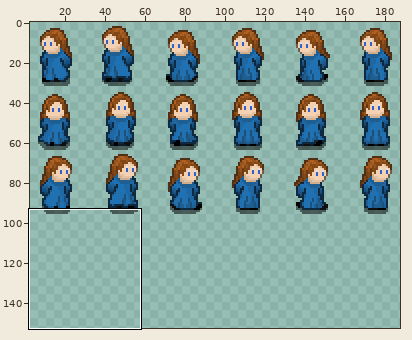
One commit to this sprite sheet: Test/res/sprites/entities/entity_girl.png. Above, an overview of the earlier version with the close-up marked.
Close-up. Earlier state:
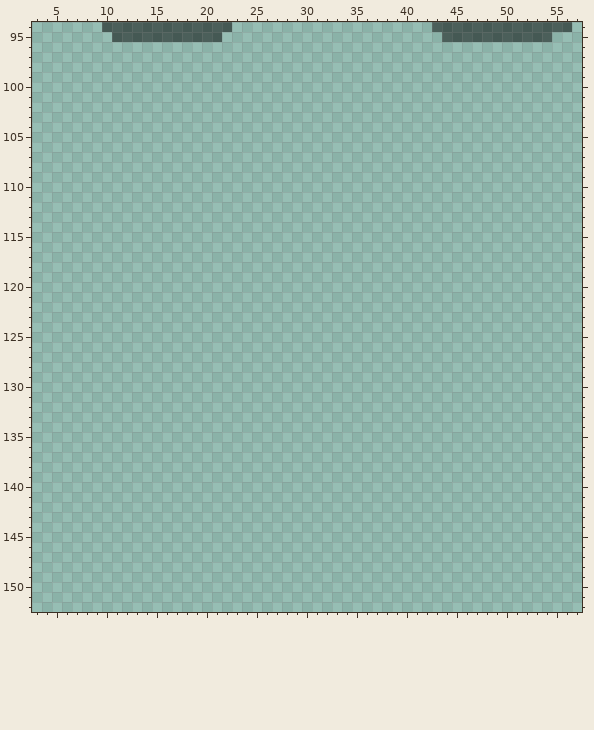
The file is 192x160 pixels. Colours within 5 levels of each other are drawn and written as one. Shown: x 3..57, y 94..152. The wide view leaves out empty margins. The commit also changed other parts of the picture, which this record leaves out.
Once edited:
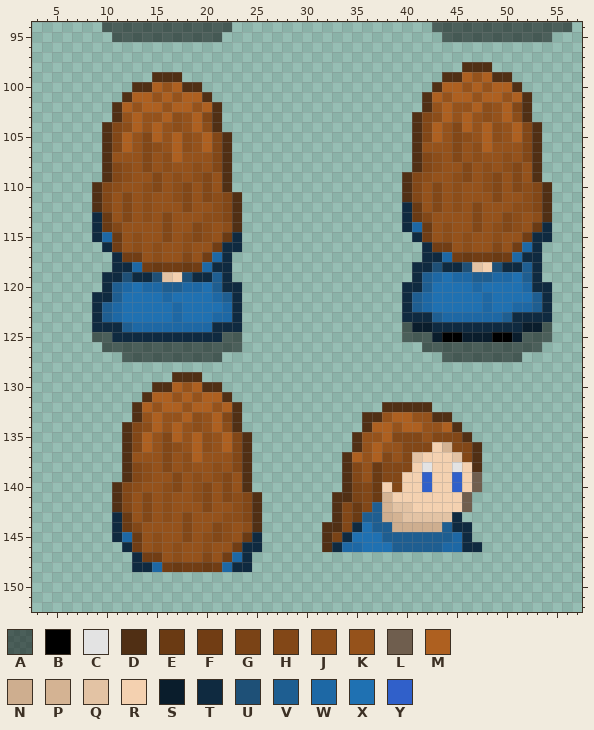
Palette (. is transparent): A #0000007f  B #000000  C #e3e3e3  D #502f14  E #6a3a13  F #713d14  G #7a4316  H #824717  J #8c4d19  K #95521b  L #6f5e4e  M #ae6020  N #ceae8f  P #d4b393  Q #e3c3a4  R #f4d1b0  S #0a1d2c  T #0f2a40  U #1e5077  V #1e5e91  W #1d68a5  X #1f71b2  Y #3060ca
The edit:
@@ x 3..57 @@
  97 .......................................................
- 98 .......................................................
- 99 .......................................................
-100 .......................................................
-101 .......................................................
-102 .......................................................
-103 .......................................................
-104 .......................................................
-105 .......................................................
-106 .......................................................
-107 .......................................................
-108 .......................................................
-109 .......................................................
-110 .......................................................
-111 .......................................................
-112 .......................................................
-113 .......................................................
-114 .......................................................
-115 .......................................................
-116 .......................................................
-117 .......................................................
-118 .......................................................
-119 .......................................................
-120 .......................................................
-121 .......................................................
-122 .......................................................
-123 .......................................................
-124 .......................................................
-125 .......................................................
-126 .......................................................
-127 .......................................................
+ 98 ...........................................DDD.........
+ 99 ............DDD..........................DDMKMDD.......
+100 ..........DDMKMDD.......................DMMKMKMMD......
+101 .........DMMKMKMMD.....................DMKMMKMMKMD.....
+102 ........DMKMMKMMKMD....................DKMKKMJKMHD.....
+103 ........DKMKKMJKMHD...................DHJMKMKJKMJD.....
+104 .......DHJMKMKJKMJD...................DHMKHMKMJKMHD....
+105 .......DHMKHMKMJKMHD..................DHMKHJKMJKMHD....
+106 .......DHMKHJKMJKMHD..................DKKKHKJMKKKHD....
+107 .......DKKKHKJMKKKHD..................DHJKHKJKKJKHD....
+108 .......DHJKHKJKKJKHD..................DHJKKHKJKJHKD....
+109 .......DHJKKHKJKJHKD.................DHJKKJHKJHKHKD....
+110 ......DHJKKJHKJHKHKD.................DHKHKJKKJHKHJHD...
+111 ......DHKHKJKKJHKHJHD................DHKHKJKKKHKKJHD...
+112 ......DHKHKJKKKHKKJHD................TEKHKJKHKKKJJHD...
+113 ......TEKHKJKHKKKJJHD................TEHKKKKHKKHJKJD...
+114 ......TEHKKKKHKKHJKJD................TWEKJKKHKJHJKET...
+115 ......TWEKJKKHKJHJKET.................TFKJKJKKJKKFTT...
+116 .......TFKJKJKKJKKFTT..................TFFKJKKHKFWT....
+117 ........TFFKJKKHKFWT...................TTWFEFFEFWTT....
+118 ........TTWFEFFEFWTT..................TTUTTUQRUTTVT....
+119 .......TTUTTUQRUTTVT..................TVWXWWVVWWXVT....
+120 .......TVWXWWVVWWXVTT................TTVXXXXWXXXXWTT...
+121 ......TTVXXXXWXXXXWVT................TVWXXXXXWXXXXVT...
+122 ......TVWXXXXXWXXXXWT................TVWXXXXXWXXWWVT...
+123 ......TVWXXXXXWXXXWWT................TTTVWWWWWWVTTTT...
+124 ......TTTVWWWWWWWWTTT................ASSTTTTTTTTTSSA...
+125 ......AATTTTTTTTTTTAA................AAASBBSSSBBSAAA...
+126 .......AAAAAAAAAAAAAA..................AAAAAAAAAAAA....
+127 .........AAAAAAAAAA......................AAAAAAAA......
 128 .......................................................
-129 .......................................................
-130 .......................................................
-131 .......................................................
-132 .......................................................
-133 .......................................................
-134 .......................................................
-135 .......................................................
-136 .......................................................
-137 .......................................................
-138 .......................................................
-139 .......................................................
-140 .......................................................
-141 .......................................................
-142 .......................................................
-143 .......................................................
-144 .......................................................
-145 .......................................................
-146 .......................................................
-147 .......................................................
-148 .......................................................
+129 ..............DDD......................................
+130 ............DDMKMDD....................................
+131 ...........DMMKMKMMD...................................
+132 ..........DMKMMKMMKMD..............DDDDD...............
+133 ..........DKMKKMJKMHD............DDKMMKKDD.............
+134 .........DHJMKMKJKMJD............DMMKMMKKMD............
+135 .........DHMKHMKMJKMHD..........DKKMHHHKHHHD...........
+136 .........DHMKHJKMJKMHD..........DKMKKHHHRPHHD..........
+137 .........DKKKHKJMKKKHD.........DMKMHKHQRRRQHD..........
+138 .........DHJKHKJKKJKHD.........DHKEHHHRCRRCRD..........
+139 .........DHJKKHKJKJHKD.........DHKEHHRRYRRYRL..........
+140 ........DHJKKJHKJHKHKD.........DGHERHRRYRRYRL..........
+141 ........DHKHKJKKJHKHJHD.......DDGHEPRRRRRRRL...........
+142 ........DHKHKJKKKHKKJHD.......DHEHVPQQRRRRRL...........
+143 ........TEKHKJKHKKKJJHD.......DHEVVNPQQQQQT............
+144 ........TEHKKKKHKKHJKJD......DDHTXVVNNNNNVTT...........
+145 ........TWEKJKKHKJHJKET......DGTXXXVVVVVVVWT...........
+146 .........TFKJKJKKJKKFTT......DTWWXXXVVVVVWWTT..........
+147 ..........TFFKJKKHKFWT.................................
+148 ..........TTWFEFFEFWTT.................................
 149 .......................................................
Boxes around the changes in both close-ups, in picture pixels (x1, y1, x2, y2):
added: (322, 62, 552, 552)
added: (92, 72, 262, 572)
